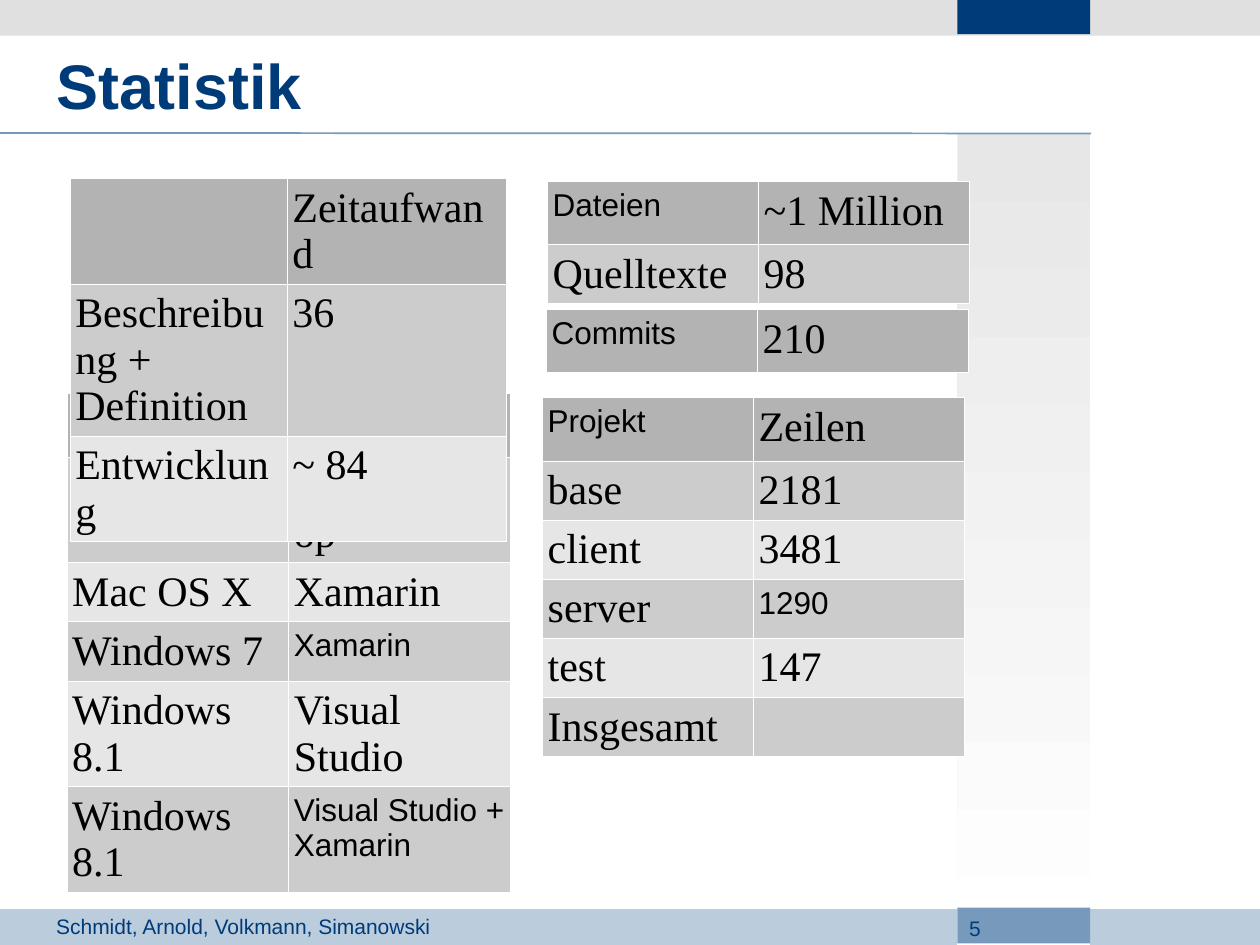
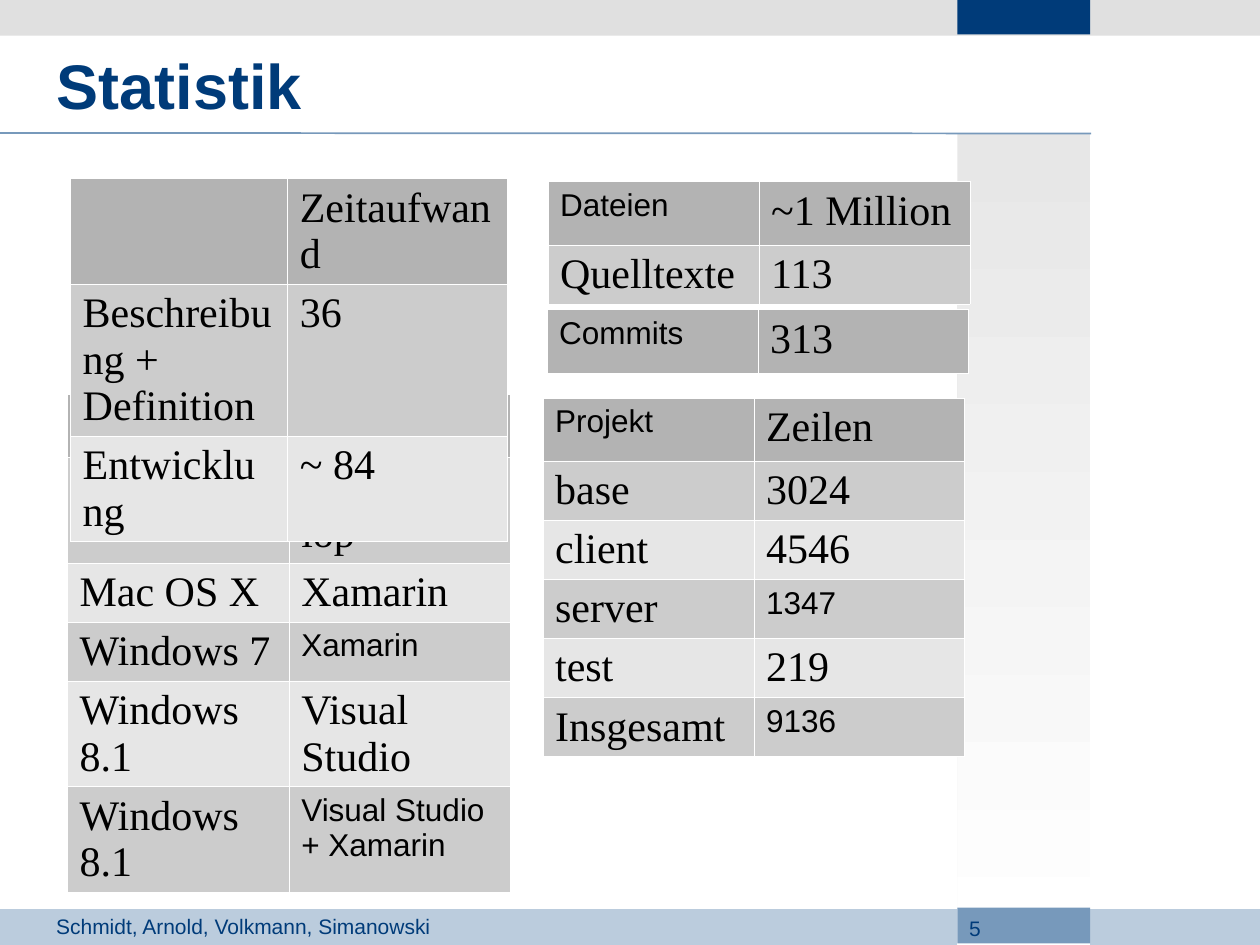
Before and after one commit to Lopt/ascendancy, a slide deck: slide 5 of docs/Projektdefinition/3_Presentation.odp. Drawn at 1260x945 pixels with LibreOffice and Linux fonts; fonts in the diff are those of the drawing; background and template pictures are left out. Boxes give left, top, right and bottom in pixels: in the first picture for what was removed or moved away, otherwise in the second. Text is boxed around its words. In the diff, an @@ line names an element or a change of style, - is before the commit and + after.

```diff
--- a/docs/Projektdefinition/3_Presentation.odp
+++ b/docs/Projektdefinition/3_Presentation.odp
@@ table at [71, 179, 507, 484] @@
@@ borders changed @@
@@ table at [548, 181, 969, 299] @@
-row 2, column 2: 98
+row 2, column 2: 113
@@ borders changed @@
@@ table at [547, 310, 968, 373] @@
-row 1, column 2: 210
+row 1, column 2: 313
@@ borders changed @@
@@ table at [67, 394, 510, 881] @@
@@ borders changed @@
@@ table at [543, 398, 964, 754] @@
-row 2, column 2: 2181
+row 2, column 2: 3024
-row 3, column 2: 3481
+row 3, column 2: 4546
-row 4, column 2: 1290
+row 4, column 2: 1347
-row 5, column 2: 147
+row 5, column 2: 219
-row 6, column 2: 
+row 6, column 2: 9136
@@ borders changed @@
```
Also in this commit, not shown: 3 other slides changed.
